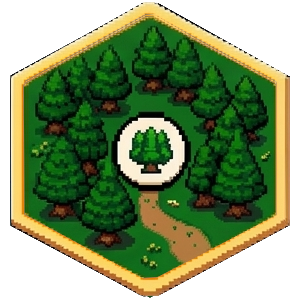
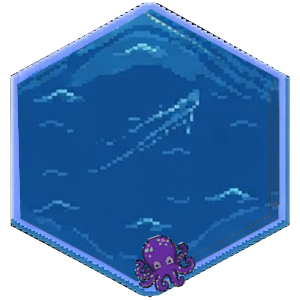
Layer changes from the first 300x300 image to the second:
hid "hex-desert.png copy #1" over [10, 2, 290, 298]
hid "hex-desert.png copy" over [10, 4, 290, 296]
removed layer "hex-wood.png copy #1" over [24, 86, 28, 213]
removed layer "hex-wood.png copy" over [23, 86, 27, 213]
added layer "octopus.png" above "boat.png" over [134, 234, 197, 294]
hid "hex-wood.png", painted on it over [10, 2, 290, 298]
hid "hex-sheep.png" over [10, 2, 290, 298]
hid "hex-ore.png", painted on it over [10, 2, 290, 298]
hid "hex-grain.png" over [10, 2, 290, 298]
hid "hex-brick.png" over [10, 2, 290, 298]
hid "hex-desert.png" over [10, 2, 290, 298]
